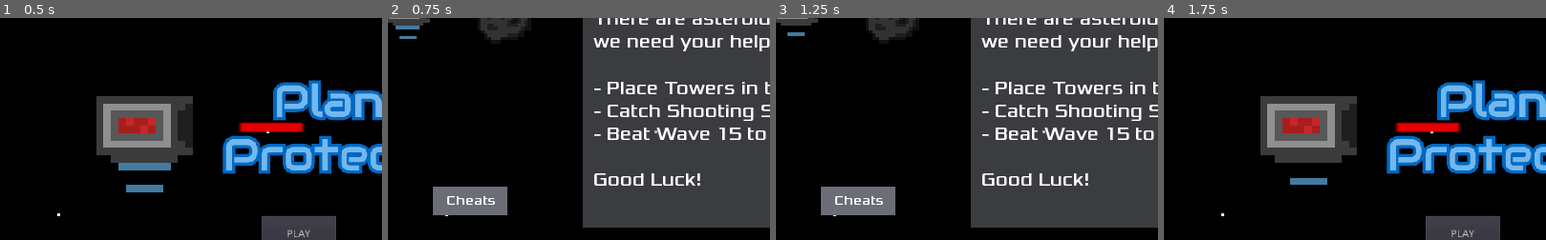
Above: before the commit, frames 1-4 (left to right).
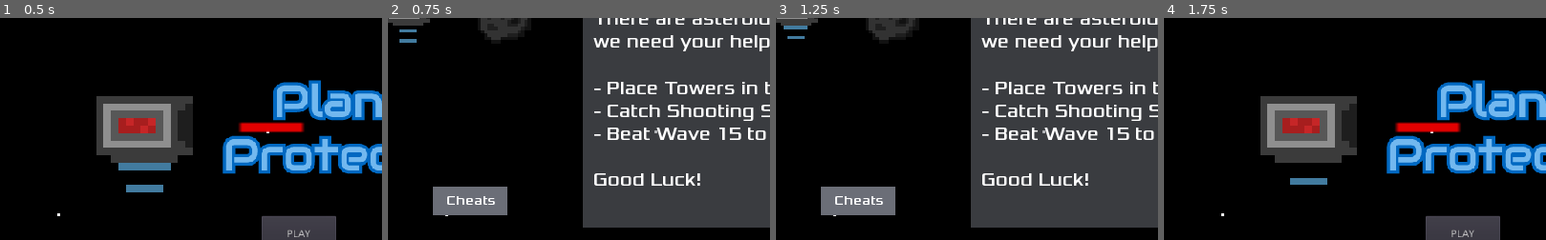
Above: after the commit, the same moments.

Repository: EthanMHolland/PlanetProtectors
Game: Godot game, scene res://src/TitleScreen.tscn
Same seed, same stepped clock (60 frames per second), same inputs: the game is played once before the commit and once after it.
Inputs:
- Up to frame 1 (0.5 s): no input
- Up to frame 2 (0.75 s): click "INFO" at 0.5 s
- Up to frame 3 (1.25 s): no input
- Up to frame 4 (1.75 s): click "BACK" at 1.25 s
The pictures show only the part of the screen within x 11-61%, y 19-69%; the shares and areas given below are measured in that part.

Frame 1 is identical in both runs. In frame 2, 0.3% of the frame differs, in the area x 2-9%, y 3-12%; in frame 3, 0.2%; in frame 4, nothing differs.

Commit message:
Update README and Organize Code

Diff:
--- a/project/src/Asteroid.gd
+++ b/project/src/Asteroid.gd
@@ -2,7 +2,7 @@
 
 signal destroyed
 
-var speed := -50
+var _speed : int = -50
 var _velocity := Vector2()
 
 
@@ -13,7 +13,7 @@
 func _physics_process(_delta):
 #sets the direction of the asteroids
 	var _direction := Vector2(-1, 0)
-	_velocity.x = speed
+	_velocity.x = _speed
 	_velocity = move_and_slide(_velocity, Vector2(-1, 0))
 	rotation -= 0.01
 
--- a/project/src/InfoScreen.gd
+++ b/project/src/InfoScreen.gd
@@ -1,5 +1,4 @@
 extends Node2D
-
 
 
 # Called when the node enters the scene tree for the first time.
--- a/project/src/InfoScreen.tscn
+++ b/project/src/InfoScreen.tscn
@@ -94,6 +94,7 @@
 position = Vector2( 135.714, 109.696 )
 scale = Vector2( 4.5, 4.5 )
 frames = SubResource( 4 )
+frame = 1
 playing = true
 
 [node name="CollisionShape2D" type="CollisionShape2D" parent="LaserTower"]
--- a/project/src/Laser.gd
+++ b/project/src/Laser.gd
@@ -1,8 +1,8 @@
 extends KinematicBody2D
 
-const SPEED := 200
+const SPEED : int = 200
+
 var _velocity := Vector2()
-
 
 
 func _physics_process(_delta):
--- a/project/src/LaserTower.gd
+++ b/project/src/LaserTower.gd
@@ -2,15 +2,15 @@
 
 signal tower_destroyed
 
-const LASER = preload("Laser.tscn")
+const LASER := preload("Laser.tscn")
 
-var _bar_red = preload("res://assets/healthbar_red.png")
-var _bar_green = preload("res://assets/healthbar_green.png")
-var _bar_yellow = preload("res://assets/healthbar_yellow.png")
+var _bar_red := preload("res://assets/healthbar_red.png")
+var _bar_green := preload("res://assets/healthbar_green.png")
+var _bar_yellow := preload("res://assets/healthbar_yellow.png")
 
 
-var _health := 3
-var _shots_left := 15
+var _health : int = 3
+var _shots_left : int = 15
 
 func _ready():
 #shoots a laser the moment a tower is placed
--- a/project/src/Level.gd
+++ b/project/src/Level.gd
@@ -3,7 +3,7 @@
 signal paused
 signal sfxvolume
 
-const BASE_ASTEROID_AMOUNT := 3
+const BASE_ASTEROID_AMOUNT : int = 3
 
 var _asteroids_this_wave : int
 var _asteroids_left_to_spawn : int
@@ -20,13 +20,11 @@
 var _shooting_star := preload("ShootingStar.tscn")
 
 
-
 #starts initial wave and money timer
 func _ready():
 	$BackgroundMusic.play()
 	_wave_start()
 	$IncreaseMoney.start()
-
 	$ShootingStarTimer.start()
 
 
@@ -38,7 +36,7 @@
 	$Wave.text = "Wave: " + str(_wave)
 
 	if _wave >= 16:
-		var _change_scene = get_tree().change_scene("res://src/WinScreen.tscn")
+		var _change_scene := get_tree().change_scene("res://src/WinScreen.tscn")
 
 	if Input.is_action_just_pressed("add_funds"):
 		_money += 10
@@ -52,6 +50,7 @@
 
 	if Input.is_action_just_pressed("increase_wave"):
 		_wave_start()
+
 	if Input.is_action_just_pressed("pause"):
 		emit_signal("paused")
 
@@ -75,10 +74,10 @@
 #spawns asteroids and randomly chooses their spawn row
 func _spawn_asteroid():
 	_rng.randomize()
-	var _spawn_location = round(_rng.randf_range(0,4))
+	var _spawn_location := round(_rng.randf_range(0,4))
+	var _new_asteroid := _asteroid.instance()
+	add_child(_new_asteroid)
 
-	var _new_asteroid = _asteroid.instance()
-	add_child(_new_asteroid)
 	if _spawn_location == 0:
 		_new_asteroid.global_position = $SpawnPoint1.global_position
 	elif _spawn_location == 1:
@@ -91,8 +90,8 @@
 		_new_asteroid.global_position = $SpawnPoint5.global_position
 
 #connects the destroyed signal from Asteroid.gd to this script
-	_new_asteroid.connect("destroyed", self, "_on_AsteroidDestroyed")
-	_new_asteroid.speed = _new_asteroid_speed
+	var _ignore := _new_asteroid.connect("destroyed", self, "_on_AsteroidDestroyed")
+	_new_asteroid._speed = _new_asteroid_speed
 
 	_asteroids_left_to_spawn -= 1
 
@@ -142,7 +141,7 @@
 	# Choose a random location on Path2D.
 	$StarPath/StarSpawnLocation.offset = randi()
 	# Create a Mob instance and add it to the scene.
-	var _new_star = _shooting_star.instance()
+	var _new_star := _shooting_star.instance()
 	add_child(_new_star)
 	# Set the mob's direction perpendicular to the path direction.
 	var direction = $StarPath/StarSpawnLocation.rotation + PI / 2
@@ -154,7 +153,7 @@
 	# Set the velocity (speed & direction).
 	_new_star.linear_velocity = Vector2(rand_range(_new_star.min_speed, _new_star.max_speed), 0)
 	_new_star.linear_velocity = _new_star.linear_velocity.rotated(direction)
-	_new_star.connect("star_grabbed", self, "_on_star_grabbed")
+	var _ignore := _new_star.connect("star_grabbed", self, "_on_star_grabbed")
 
 
 func _on_ShootingStarTimer_timeout():
@@ -183,7 +182,7 @@
 
 func _on_MainMenuButton_button_down():
 	get_tree().paused = false
-	var _change_scene = get_tree().change_scene("res://src/TitleScreen.tscn")
+	var _change_scene := get_tree().change_scene("res://src/TitleScreen.tscn")
 
 
 func _on_Button_button_down():
--- a/project/src/ShootingStar.gd
+++ b/project/src/ShootingStar.gd
@@ -1,11 +1,12 @@
 extends RigidBody2D
-
-export var min_speed = 125 # minimum speed range
-export var max_speed = 200 # maximum speed range
 
 signal star_grabbed
 
+export var min_speed : int = 125 # minimum speed range
+export var max_speed : int = 200 # maximum speed range
+
 var _grabbed := false
+
 
 func _ready():
 	$Sprite.play("default")
@@ -13,6 +14,7 @@
 
 func _on_VisibilityNotifier2D_screen_exited():
 	queue_free()
+
 
 func _twinkle():
 	if _grabbed == false:
--- a/project/src/ShootingStar.tscn
+++ b/project/src/ShootingStar.tscn
@@ -10,75 +10,75 @@
 
 [sub_resource type="AtlasTexture" id=2]
 atlas = ExtResource( 2 )
-region = Rect2( 32, 64, 32, 32 )
+region = Rect2( 0, 64, 32, 32 )
 
 [sub_resource type="AtlasTexture" id=3]
 atlas = ExtResource( 2 )
-region = Rect2( 64, 64, 32, 32 )
+region = Rect2( 32, 64, 32, 32 )
 
 [sub_resource type="AtlasTexture" id=4]
 atlas = ExtResource( 2 )
-region = Rect2( 0, 96, 32, 32 )
+region = Rect2( 64, 64, 32, 32 )
 
 [sub_resource type="AtlasTexture" id=5]
 atlas = ExtResource( 2 )
-region = Rect2( 32, 96, 32, 32 )
+region = Rect2( 0, 96, 32, 32 )
 
 [sub_resource type="AtlasTexture" id=6]
 atlas = ExtResource( 2 )
-region = Rect2( 0, 96, 32, 32 )
+region = Rect2( 32, 96, 32, 32 )
 
 [sub_resource type="AtlasTexture" id=7]
 atlas = ExtResource( 2 )
-region = Rect2( 64, 64, 32, 32 )
+region = Rect2( 0, 96, 32, 32 )
 
 [sub_resource type="AtlasTexture" id=8]
 atlas = ExtResource( 2 )
-region = Rect2( 32, 64, 32, 32 )
+region = Rect2( 64, 64, 32, 32 )
 
 [sub_resource type="AtlasTexture" id=9]
 atlas = ExtResource( 2 )
-region = Rect2( 0, 64, 32, 32 )
+region = Rect2( 32, 64, 32, 32 )
 
 [sub_resource type="AtlasTexture" id=10]
 atlas = ExtResource( 2 )
-region = Rect2( 64, 32, 32, 32 )
+region = Rect2( 0, 64, 32, 32 )
 
 [sub_resource type="AtlasTexture" id=11]
 atlas = ExtResource( 2 )
-region = Rect2( 32, 32, 32, 32 )
+region = Rect2( 64, 32, 32, 32 )
 
 [sub_resource type="AtlasTexture" id=12]
 atlas = ExtResource( 2 )
-region = Rect2( 0, 32, 32, 32 )
+region = Rect2( 32, 32, 32, 32 )
 
 [sub_resource type="AtlasTexture" id=13]
 atlas = ExtResource( 2 )
-region = Rect2( 64, 0, 32, 32 )
+region = Rect2( 0, 32, 32, 32 )
 
 [sub_resource type="AtlasTexture" id=14]
 atlas = ExtResource( 2 )
-region = Rect2( 32, 0, 32, 32 )
+region = Rect2( 64, 0, 32, 32 )
 
 [sub_resource type="AtlasTexture" id=15]
 atlas = ExtResource( 2 )
-region = Rect2( 64, 96, 32, 32 )
+region = Rect2( 32, 0, 32, 32 )
 
 [sub_resource type="AtlasTexture" id=16]
 atlas = ExtResource( 2 )
-region = Rect2( 0, 64, 32, 32 )
+region = Rect2( 64, 96, 32, 32 )
 
 [sub_resource type="SpriteFrames" id=17]
 animations = [ {
-"frames": [ SubResource( 1 ), SubResource( 2 ), SubResource( 3 ), SubResource( 4 ), SubResource( 5 ), SubResource( 6 ), SubResource( 7 ), SubResource( 8 ), SubResource( 9 ), SubResource( 10 ), SubResource( 11 ), SubResource( 12 ), SubResource( 13 ), SubResource( 14 ), SubResource( 15 ) ],
+"frames": [ SubResource( 1 ) ],
+"loop": true,
+"name": "default",
+"speed": 5.0
+}, {
+"frames": [ SubResource( 2 ), SubResource( 3 ), SubResource( 4 ), SubResource( 5 ), SubResource( 6 ), SubResource( 7 ), SubResource( 8 ), SubResource( 9 ), SubResource( 10 ), SubResource( 11 ), SubResource( 12 ), SubResource( 13 ), SubResource( 14 ), SubResource( 15 ), SubResource( 16 ) ],
 "loop": true,
 "name": "twinkle",
 "speed": 10.0
-}, {
-"frames": [ SubResource( 16 ) ],
-"loop": true,
-"name": "default",
-"speed": 5.0
 } ]
 
 [sub_resource type="RectangleShape2D" id=18]
--- a/project/src/Tile.gd
+++ b/project/src/Tile.gd
@@ -19,12 +19,12 @@
 			# checks if the player has enough money
 			if level._money >= 10:
 				#Spawns in tower
-				var _new_tower = laser_tower.instance()
+				var _new_tower := laser_tower.instance()
 				_new_tower.position = Vector2(0,0)
 				self.add_child(_new_tower)
 				_has_tower = true
 				#Connects "tower destroyed" signal from LaserTower.gd to this script
-				_new_tower.connect("tower_destroyed", self, "_on_tower_destroyed")
+				var _ignore := _new_tower.connect("tower_destroyed", self, "_on_tower_destroyed")
 				level._money -= 10
 			else:
 				print("Insufficient money!")
--- a/project/src/TitleScreen.tscn
+++ b/project/src/TitleScreen.tscn
@@ -47,4 +47,3 @@
 }
 [connection signal="button_down" from="PlayButton" to="." method="_on_PlayButton_button_down"]
 [connection signal="button_down" from="InfoButton" to="." method="_on_InfoButton_button_down"]
-[connection signal="pressed" from="InfoButton" to="." method="_on_InfoButton_pressed"]
Not shown, changed: README.md
